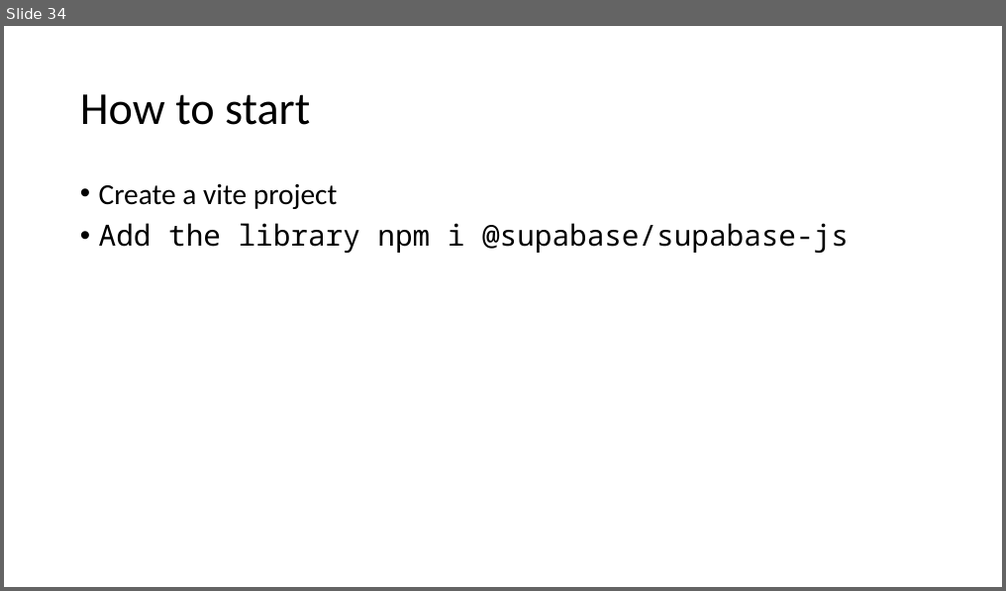
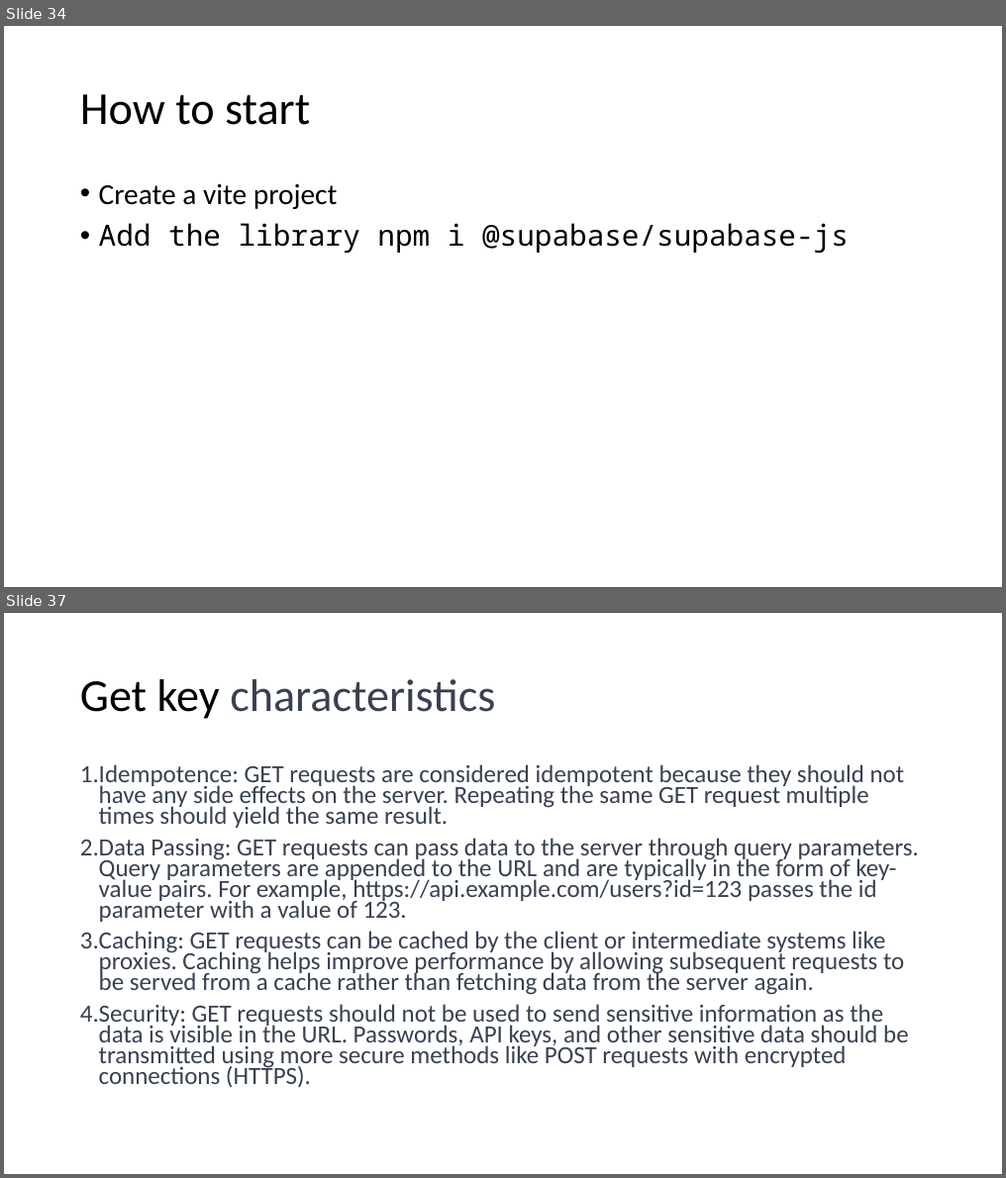
Before and after one commit to 1shaked/full-stack, a slide deck: 19ass/19ass.pptx. Shown one above the other, each under a label of ours: slide 34 before the commit, slides 34 and 37 after it; the slides between them are not shown. The pictures are 1006x591 and 1006x1178 pixels, drawn with LibreOffice and Linux fonts; fonts in the diff are those of the drawing. Boxes give left, top, right and bottom in pixels: in the first picture for what was removed or moved away, otherwise in the second. Text is boxed around its words. In the diff, an @@ line names an element or a change of style, - is before the commit and + after.

```diff
--- a/19ass/19ass.pptx
+++ b/19ass/19ass.pptx
@@ slide 37 added at <box>4,613,1002,1174</box>, background #FFFFFF @@
@@ title added at <box>80,679,495,719</box>, 44 pt, text #374151 @@
+Get key characteristics
@@ text added at <box>80,764,919,1088</box>, 23.8 pt, text #374151 @@
+1. Idempotence: GET requests are considered idempotent because they should not have any side effects on the server. Repeating the same GET request multiple times should yield the same result.
+2. Data Passing: GET requests can pass data to the server through query parameters. Query parameters are appended to the URL and are typically in the form of key-value pairs. For example, https://api.example.com/users?id=123 passes the id parameter with a value of 123.
+3. Caching: GET requests can be cached by the client or intermediate systems like proxies. Caching helps improve performance by allowing subsequent requests to be served from a cache rather than fetching data from the server again.
+4. Security: GET requests should not be used to send sensitive information as the data is visible in the URL. Passwords, API keys, and other sensitive data should be transmitted using more secure methods like POST requests with encrypted connections (HTTPS).
```
Also in this commit, not shown: 14 other slides added, 28 other files.
